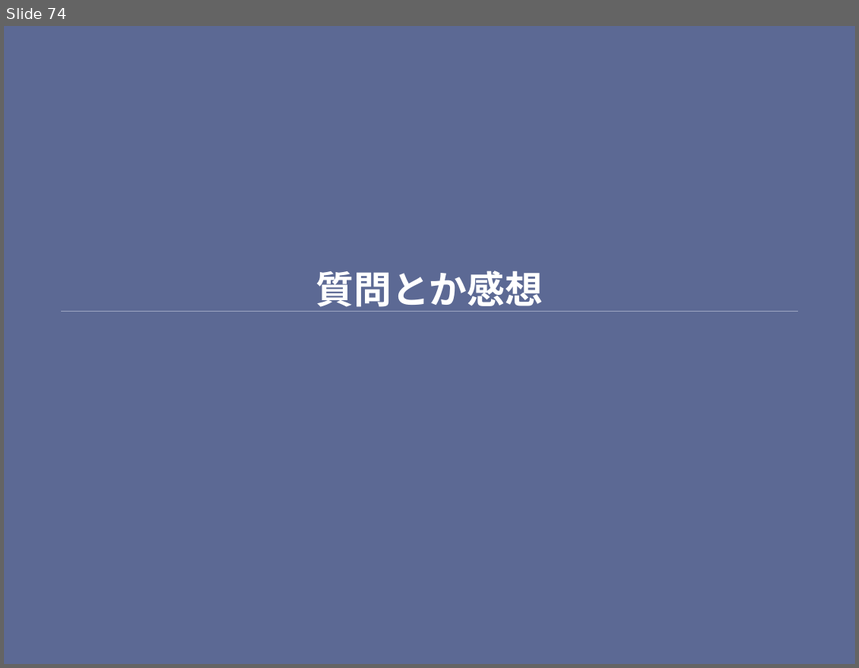
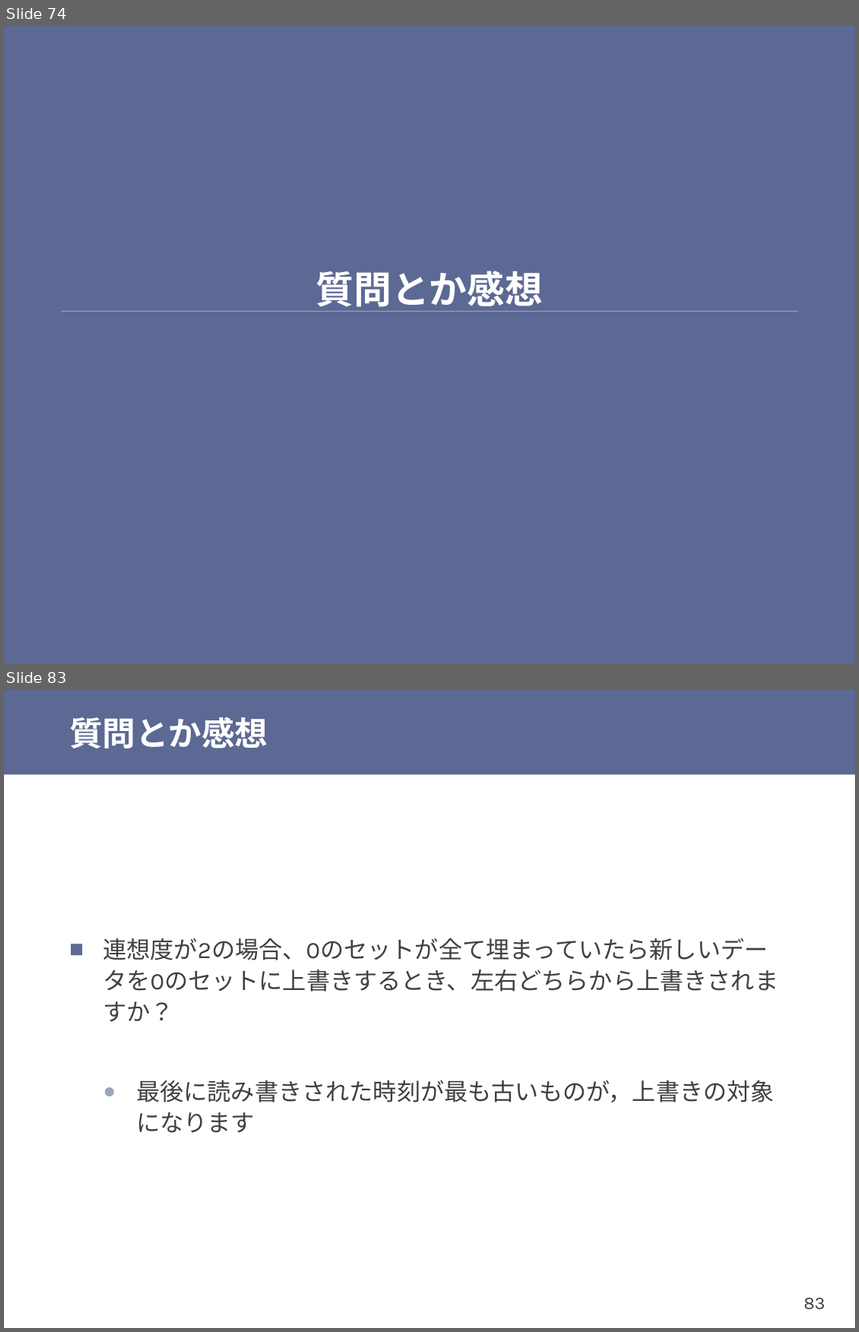
Before and after one commit to shioyadan/otya-computer-architecture-i, a slide deck: cai-shioya-11.pptx. Shown one above the other, each under a label of ours: slide 74 before the commit, slides 74 and 83 after it; the slides between them are not shown. The pictures are 859x668 and 859x1332 pixels, drawn with LibreOffice and Linux fonts; fonts in the diff are those of the drawing. Boxes give left, top, right and bottom in pixels: in the first picture for what was removed or moved away, otherwise in the second. Text is boxed around its words. In the diff, an @@ line names an element or a change of style, - is before the commit and + after.

```diff
--- a/cai-shioya-11.pptx
+++ b/cai-shioya-11.pptx
@@ slide 83 added at (x1=4, y1=690, x2=855, y2=1328), background #FFFFFF @@
@@ rectangle added at (x1=4, y1=690, x2=855, y2=774), fill #5C6994 @@
@@ title added at (x1=69, y1=717, x2=268, y2=749), 28 pt, text #FFFFFF, bold @@
+質問とか感想
@@ text added at (x1=103, y1=938, x2=778, y2=1133), 20 pt, text #404040 @@
+■ 連想度が2の場合、0のセットが全て埋まっていたら新しいデータを0のセットに上書きするとき、左右どちらから上書きされますか？
+  ● 最後に読み書きされた時刻が最も古いものが，上書きの対象になります
@@ page number added at (x1=804, y1=1298, x2=826, y2=1310), 15 pt, text #404040 @@
+83
```
Also in this commit, not shown: 3 slides changed, 16 other slides added, 1 other file.
